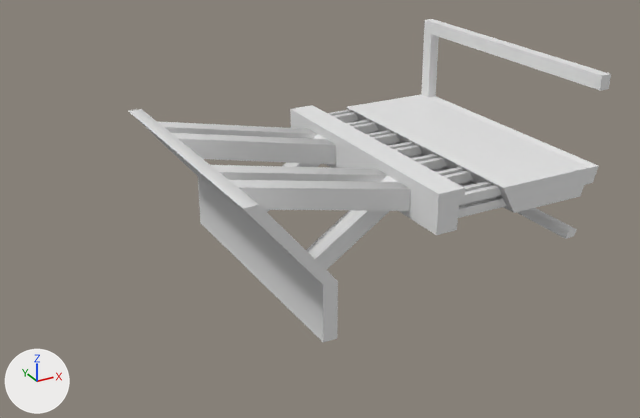
The FBX model Static Meshes/Roofs/Outsides/Originals/outside_panels.fbx: old version first, new version second.
Camera for both pictures: a camera (50 mm lens) standing at (-21.96, -20.29, 14.82) and looking at (-8.38, 4.41, 2.47). The lights are fixed; the arrows at lower left show +X, +Y and +Z. Where no turn or scale is listed for an object, it has been applied to the vertices. Vertices at the same position are counted once.

Before the edit, the objects in view are built like this:
```python
me_mesh = bpy.data.meshes.new('Mesh')
me_mesh.from_pydata(...)  # 398 vertices, 298 faces; spans x -13.2..0.06, y 0.0..10.0, z 0.21..7.2
# before: 62 (-10.7, 0.0, 0.21) at pixel (323, 342), 63 (-10.7, 0.0, 2.2) at pixel (323, 284), 68 (-10.7, 10.0, 0.21) at pixel (200, 223), 69 (-10.7, 10.0, 2.2) at pixel (197, 176)
ob_middle_1 = bpy.data.objects.new('Middle_1', me_mesh)
ob_middle_1.location = (0.0, 0.0, 0.0)
```
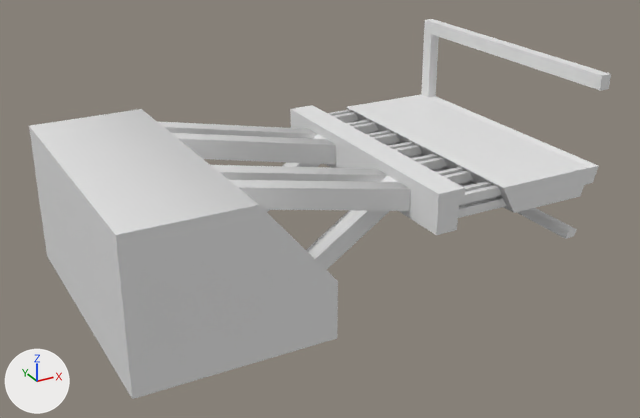
The newer file is also turned or shifted as a whole; pictures and numbers use the older file's frame.

What the commit changed:
me_mesh has 398 vertices, 298 faces and spans x -13.2..0.06, y 0.0..10.0, z 0.21..7.2.
me_mesh is used by ob_middle_1; location (0.0, 0.0, 0.0).
Part 1, on me_mesh:
Vertices 62, 63, 68, 69 of me_mesh move by (-6.0, 0.0, 0.0).
Vertex 70 of me_mesh moves from (-13.2, 0.0, 5.2) at pixel (242, 208) to (-16.7, 0.0, 5.2) at pixel (115, 235).
Vertex 73 of me_mesh moves from (-13.2, 10.0, 5.2) at pixel (128, 110) to (-16.7, 10.0, 5.2) at pixel (28, 125).

Pixel boxes [x1, y1, x2, y2] of what changed, in the pictures (640 x 418 px; the box of a moved part takes in the faces that stretch with it):
'Middle_1', reshaped (21% wider, 18% taller)
    before: [129, 19, 611, 342]
    after: [29, 19, 611, 399]
part 1 of me_mesh, moved or reshaped
    before: [129, 109, 338, 342]
    after: [29, 109, 338, 399]
